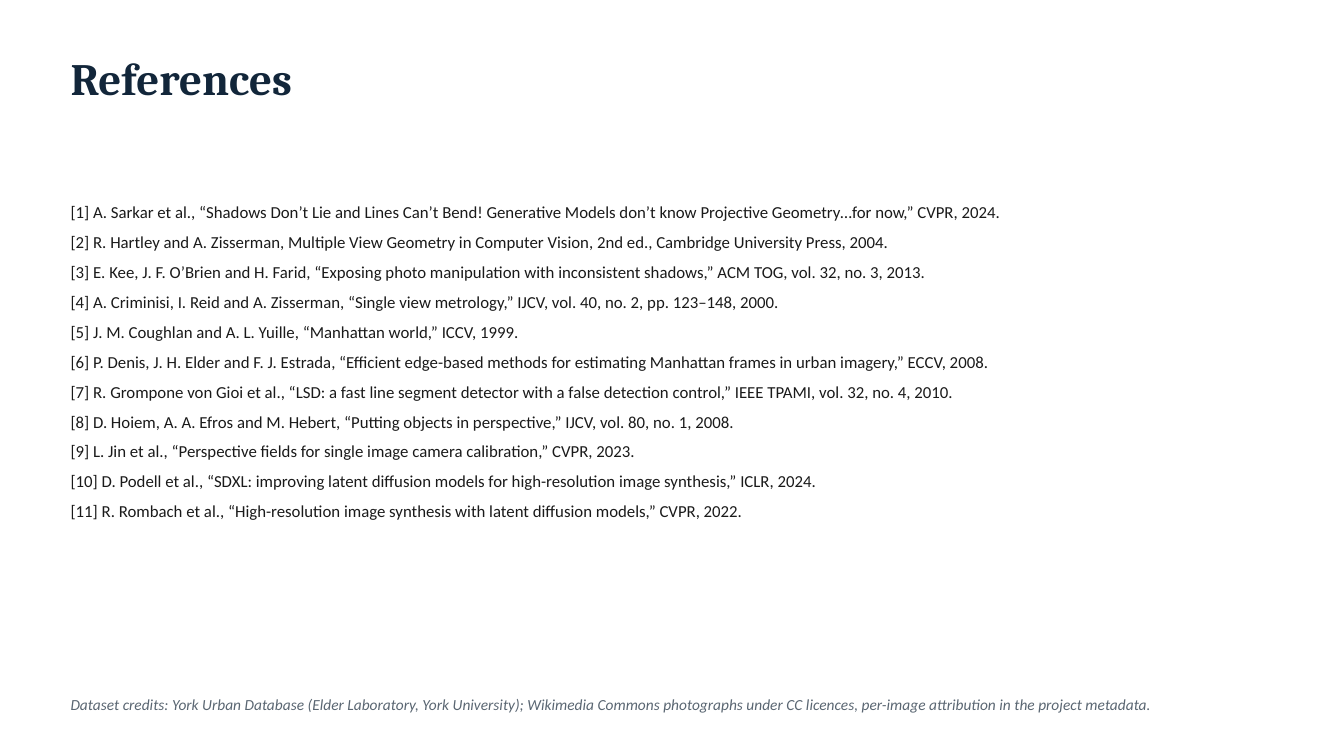
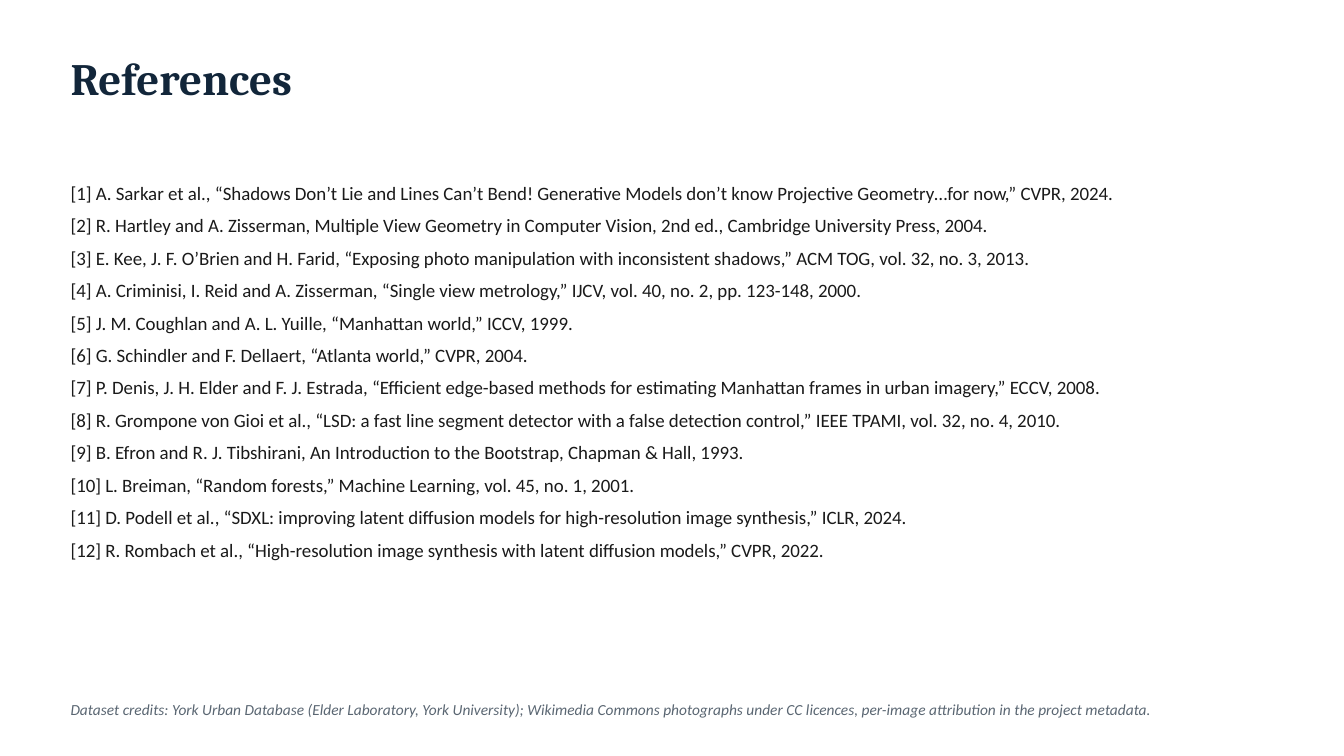
Before and after one commit to eesha5/vanishing-truth, a slide deck: slide 21 of docs/report/CA3_Presentation_Geometric_Consistency.pptx (slide 20 before the commit). Drawn at 1344x756 pixels with LibreOffice and Linux fonts; fonts in the diff are those of the drawing. Boxes give left, top, right and bottom in pixels: in the first picture for what was removed or moved away, otherwise in the second. Text is boxed around its words. In the diff, an @@ line names an element or a change of style, - is before the commit and + after.

```diff
--- a/docs/report/CA3_Presentation_Geometric_Consistency.pptx
+++ b/docs/report/CA3_Presentation_Geometric_Consistency.pptx
@@ text "[1] A. Sarkar et al., ...": place and size @@
-text "[1] A. Sarkar et al., ..." at <box>71,206,1000,520</box>
+text "[1] A. Sarkar et al., ..." at <box>71,186,1113,561</box>
@@ text at <box>71,186,1113,334</box>: size 12 to 13.5 pt in "[1] A. Sarkar et al., “Shadows Don’t ...", "[2] R. Hartley and A. Zisserman, Multiple ...", "[3] E. Kee, J. F. O’Brien and ...", "[5] J. M. Coughlan and A. L. ..." @@
@@ text at <box>71,283,861,301</box>: text changed; size 12 to 13.5 pt @@
-[4] A. Criminisi, I. Reid and A. Zisserman, “Single view metrology,” IJCV, vol. 40, no. 2, pp. 123–148, 2000.
+[4] A. Criminisi, I. Reid and A. Zisserman, “Single view metrology,” IJCV, vol. 40, no. 2, pp. 123-148, 2000.
@@ text at <box>71,348,1100,561</box>: text changed; size 12 to 13.5 pt @@
-[6] P. Denis, J. H. Elder and F. J. Estrada, “Efficient edge-based methods for estimating Manhattan frames in urban imagery,” ECCV, 2008.
-[7] R. Grompone von Gioi et al., “LSD: a fast line segment detector with a false detection control,” IEEE TPAMI, vol. 32, no. 4, 2010.
-[8] D. Hoiem, A. A. Efros and M. Hebert, “Putting objects in perspective,” IJCV, vol. 80, no. 1, 2008.
-[9] L. Jin et al., “Perspective fields for single image camera calibration,” CVPR, 2023.
-[10] D. Podell et al., “SDXL: improving latent diffusion models for high-resolution image synthesis,” ICLR, 2024.
-[11] R. Rombach et al., “High-resolution image synthesis with latent diffusion models,” CVPR, 2022.
+[6] G. Schindler and F. Dellaert, “Atlanta world,” CVPR, 2004.
+[7] P. Denis, J. H. Elder and F. J. Estrada, “Efficient edge-based methods for estimating Manhattan frames in urban imagery,” ECCV, 2008.
+[8] R. Grompone von Gioi et al., “LSD: a fast line segment detector with a false detection control,” IEEE TPAMI, vol. 32, no. 4, 2010.
+[9] B. Efron and R. J. Tibshirani, An Introduction to the Bootstrap, Chapman & Hall, 1993.
+[10] L. Breiman, “Random forests,” Machine Learning, vol. 45, no. 1, 2001.
+[11] D. Podell et al., “SDXL: improving latent diffusion models for high-resolution image synthesis,” ICLR, 2024.
+[12] R. Rombach et al., “High-resolution image synthesis with latent diffusion models,” CVPR, 2022.
@@ text "Dataset credits: York Urban Database ...": place and size @@
-text "Dataset credits: York Urban Database ..." at <box>71,699,1150,713</box>
+text "Dataset credits: York Urban Database ..." at <box>71,704,1150,718</box>
```
Also in this commit, not shown: 17 other slides changed, 3 slides added, 2 slides removed, 7 other files.
